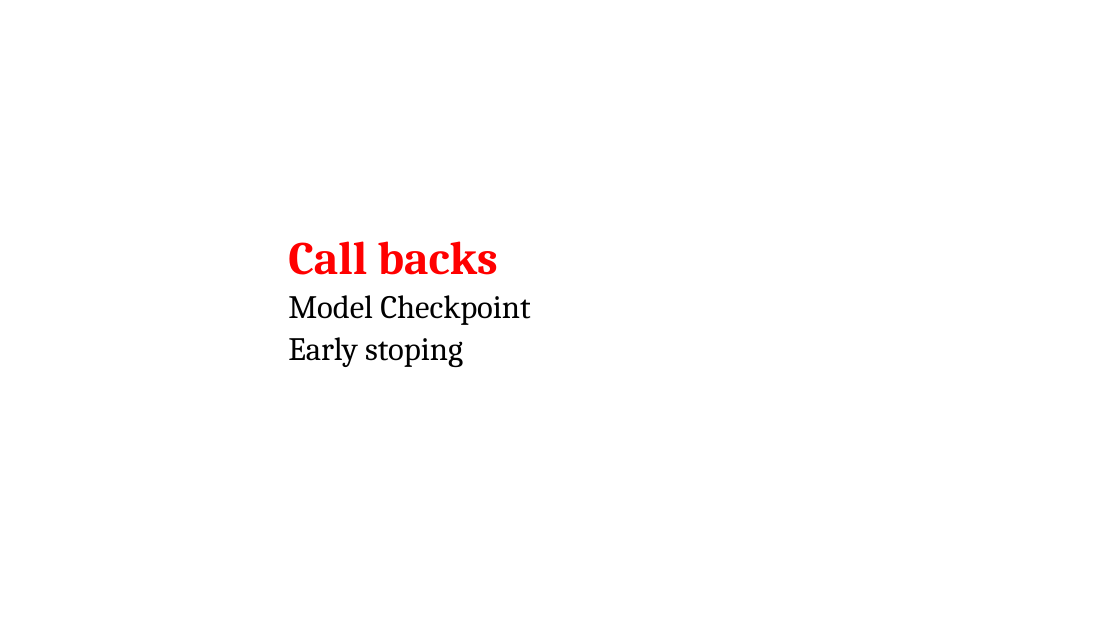
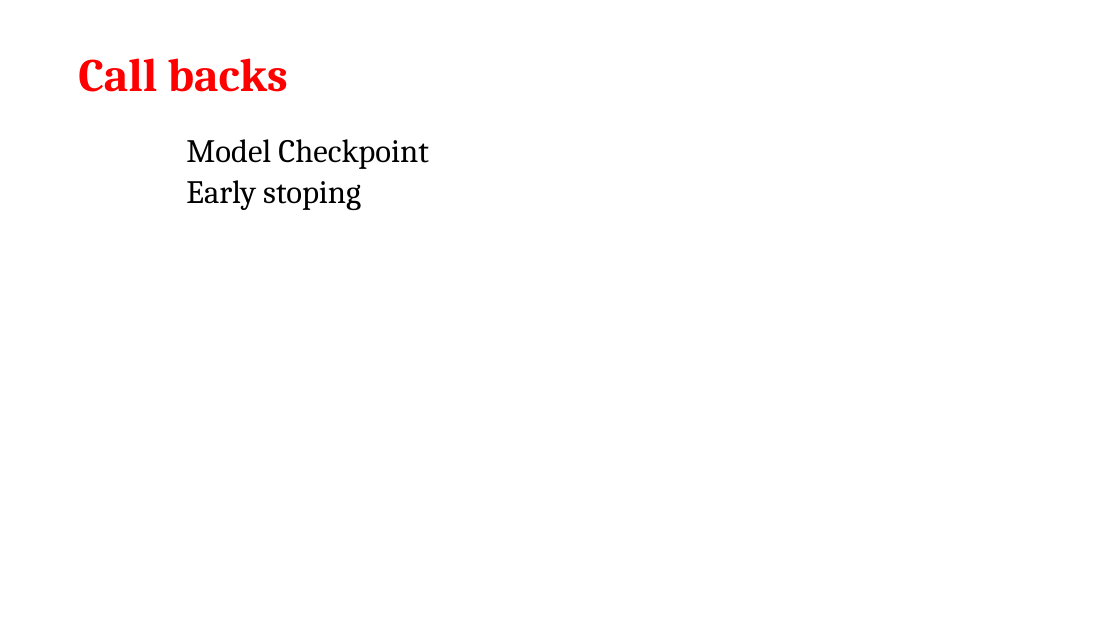
Before and after one commit to shahil04/ds_materials, a slide deck: slide 19 of 9.Deep_learning/class_4_module_9_deep learning_Regularization,CallBacks_drouput_batchNormalization_Weight_hyper_parameter.pptx (slide 14 before the commit). Drawn at 1120x630 pixels with LibreOffice and Linux fonts; fonts in the diff are those of the drawing. Boxes give left, top, right and bottom in pixels: in the first picture for what was removed or moved away, otherwise in the second. Text is boxed around its words. In the diff, an @@ line names an element or a change of style, - is before the commit and + after.

```diff
--- a/9.Deep_learning/class_4_module_9_deep learning_Regularization,CallBacks_drouput_batchNormalization_Weight_hyper_parameter.pptx
+++ b/9.Deep_learning/class_4_module_9_deep learning_Regularization,CallBacks_drouput_batchNormalization_Weight_hyper_parameter.pptx
@@ text "Call backs": place and size @@
-text "Call backs" at box(288, 241, 498, 275)
+text "Call backs" at box(78, 58, 288, 92)
@@ text "Model Checkpoint": place and size @@
-text "Model Checkpoint" at box(288, 295, 530, 367)
+text "Model Checkpoint" at box(186, 139, 428, 210)
```
Also in this commit, not shown: 5 other slides changed, 9 slides added, 2 slides removed, 9 other files.
